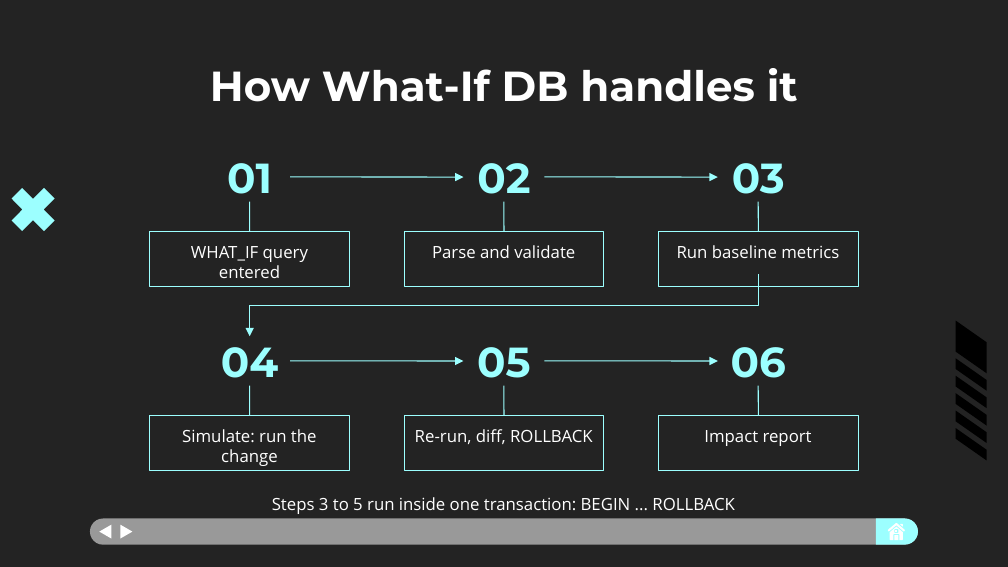
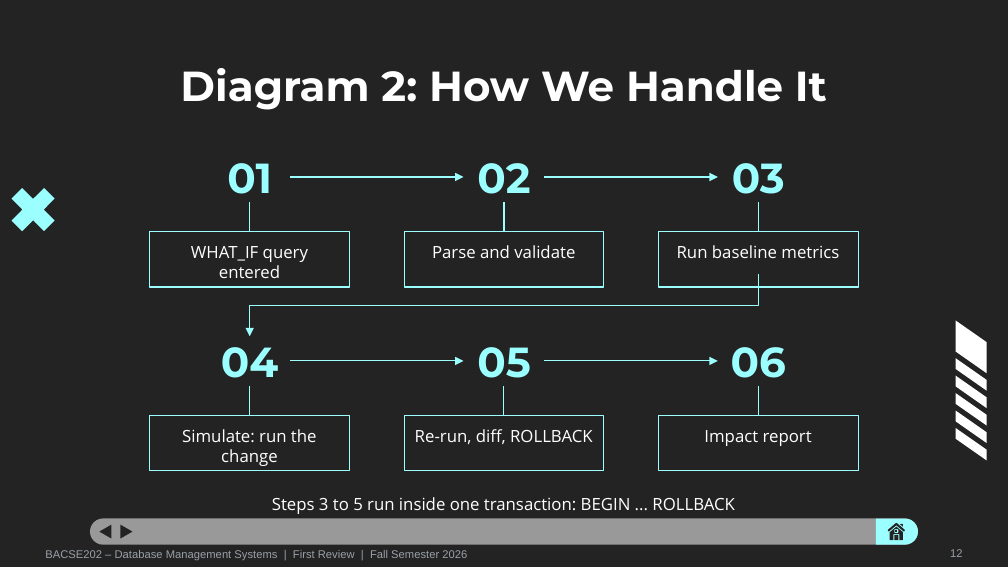
Before and after one commit to prakritijha26/DatabaseSystems_Project, a slide deck: slide 12 of WhatIf_Database_Review_1.pptx (slide 8 before the commit). Drawn at 1008x567 pixels with LibreOffice and Linux fonts; fonts in the diff are those of the drawing. Boxes give left, top, right and bottom in pixels: in the first picture for what was removed or moved away, otherwise in the second. Text is boxed around its words. In the diff, an @@ line names an element or a change of style, - is before the commit and + after.

Commit message:
"Updated Review 1 PPT and PDF"

```diff
--- a/WhatIf_Database_Review_1.pptx
+++ b/WhatIf_Database_Review_1.pptx
@@ title at box(180, 68, 827, 110): text changed @@
-How What-If DB handles it
+Diagram 2: How We Handle It
@@ freeform shape removed at box(290, 177, 464, 177) @@
@@ arrow added from (290, 177) to (464, 177), #9CFFFF 0.75 pt @@
@@ freeform shape removed at box(544, 177, 718, 177) @@
@@ arrow added from (544, 177) to (718, 177), #9CFFFF 0.75 pt @@
@@ freeform shape removed at box(504, 202, 504, 232) @@
@@ line added from (504, 232) to (504, 202), #9CFFFF 0.75 pt @@
@@ freeform shape removed at box(290, 361, 464, 361) @@
@@ arrow added from (290, 361) to (464, 361), #9CFFFF 0.75 pt @@
@@ freeform shape removed at box(504, 386, 504, 416) @@
@@ line added from (504, 415) to (504, 386), #9CFFFF 0.75 pt @@
@@ freeform shape removed at box(544, 361, 718, 361) @@
@@ arrow added from (544, 361) to (718, 361), #9CFFFF 0.75 pt @@
@@ fill #000000 to #FFFFFF in 6 elements at box(956, 321, 987, 373), box(956, 358, 987, 390), box(956, 376, 987, 408), box(956, 393, 987, 425), box(956, 410, 987, 443), box(956, 428, 987, 461) @@
@@ freeform shape at box(888, 523, 905, 531): fill #FFFFFF to #232323; outline redrawn @@
@@ fill #FFFFFF to #232323 in 5 elements at box(100, 524, 112, 538), box(121, 524, 133, 538), box(900, 524, 903, 527), box(895, 530, 897, 532), box(890, 526, 903, 539) @@
@@ freeform shape at box(894, 535, 898, 540): fill #FFFFFF to #232323; outline redrawn @@
@@ text added at box(45, 550, 467, 560), 8 pt, text #9AA0A8 @@
+BACSE202 – Database Management Systems | First Review | Fall Semester 2026
@@ text added at box(950, 549, 962, 557), 8 pt, text #9AA0A8 @@
+12
```
Also in this commit, not shown: 9 other slides changed, 6 slides added, 2 other files.
